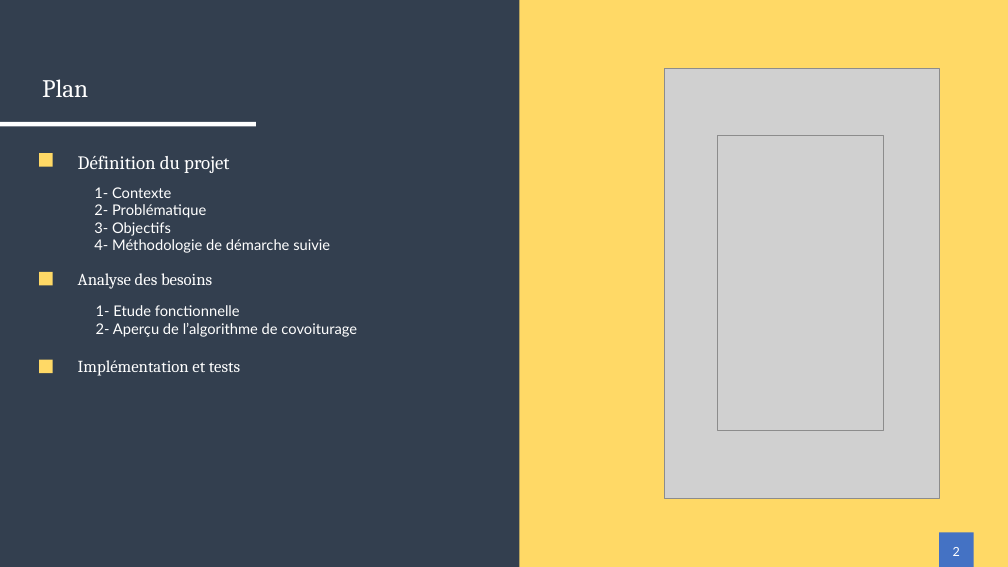
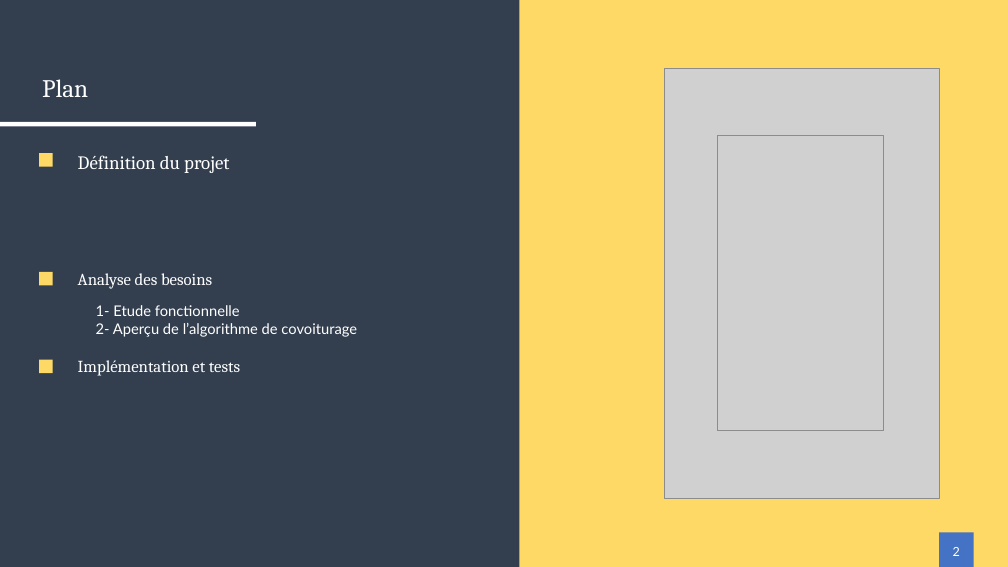
Before and after one commit to Zeuzif/thesis, a slide deck: slide 2 of presentation/Presentation.pptx. Drawn at 1008x567 pixels with LibreOffice and Linux fonts; fonts in the diff are those of the drawing; grey boxes stand for pictures. Boxes give left, top, right and bottom in pixels: in the first picture for what was removed or moved away, otherwise in the second. Text is boxed around its words. In the diff, an @@ line names an element or a change of style, - is before the commit and + after.

```diff
--- a/presentation/Presentation.pptx
+++ b/presentation/Presentation.pptx
@@ text removed at [94,187,330,253] @@
-1- Contexte
-2- Problématique
-3- Objectifs
-4- Méthodologie de démarche suivie
```
Also in this commit, not shown: 1 other slide changed, 6 slides added, 10 other files.
